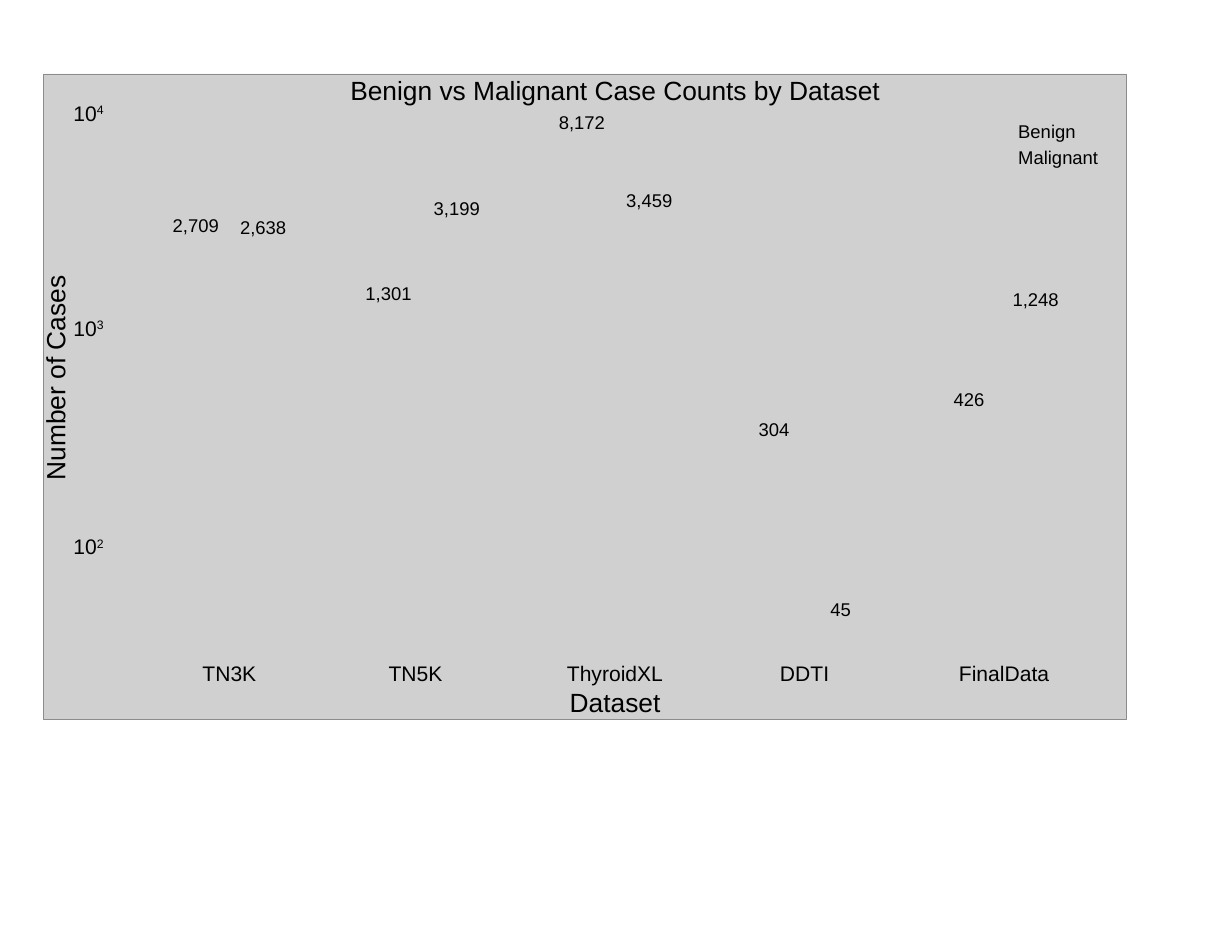
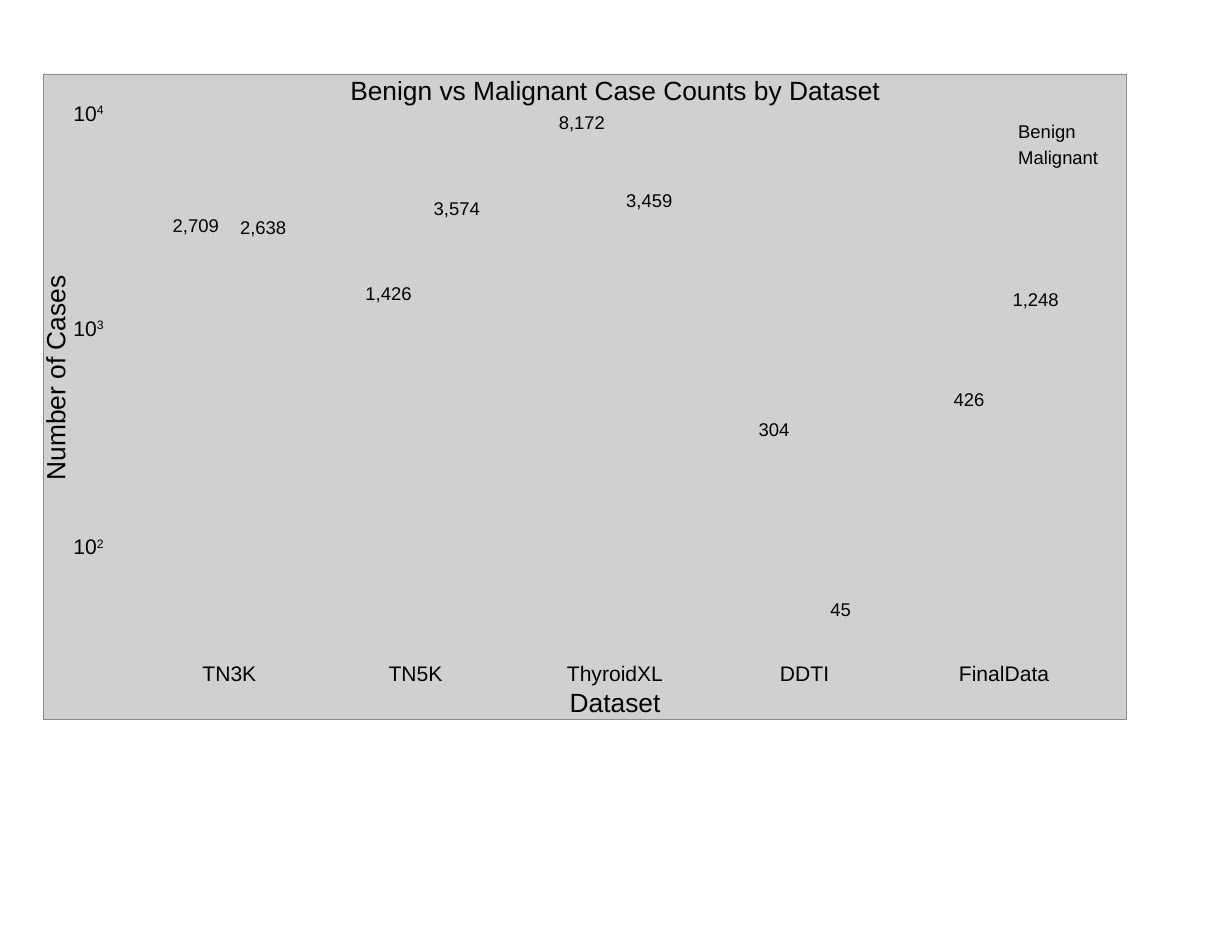
Before and after one commit to ordinary7Zz/my_plot_images, a slide deck: slide 2 of pptx/data_statistics.pptx. Drawn at 1232x933 pixels with LibreOffice and Linux fonts; fonts in the diff are those of the drawing; grey boxes stand for pictures. Boxes give left, top, right and bottom in pixels: in the first picture for what was removed or moved away, otherwise in the second. Text is boxed around its words. In the diff, an @@ line names an element or a change of style, - is before the commit and + after.

```diff
--- a/pptx/data_statistics.pptx
+++ b/pptx/data_statistics.pptx
@@ text at bbox=[434, 202, 480, 218]: text changed @@
-3,199
+3,574
@@ text at bbox=[365, 287, 411, 303]: text changed @@
-1,301
+1,426
```
Also in this commit, not shown: 1 other slide changed, 5 other files.
